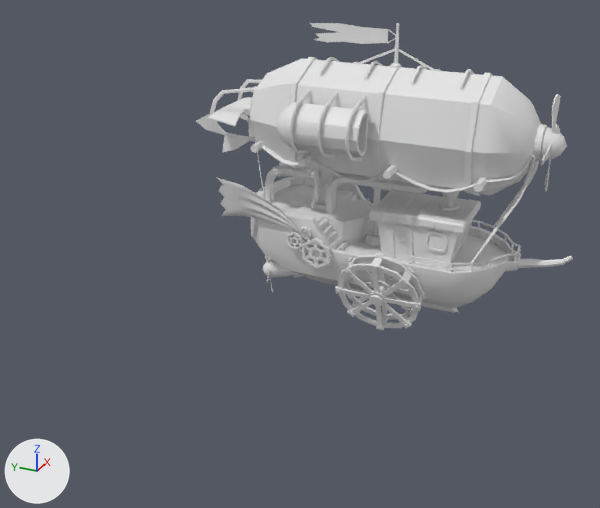
A saved change to the Blender file Assets/_Models/TImoAssets/Player zeppelin/player zeppelin.blend.
Camera for both pictures: a 50 mm lens placed at (-57.9, -19.4, 29.2), pointed at (-11.7, 1.4, 6.1). Arrows for +X, +Y and +Z are at lower left; the lights stay in place. The first picture is the older version.
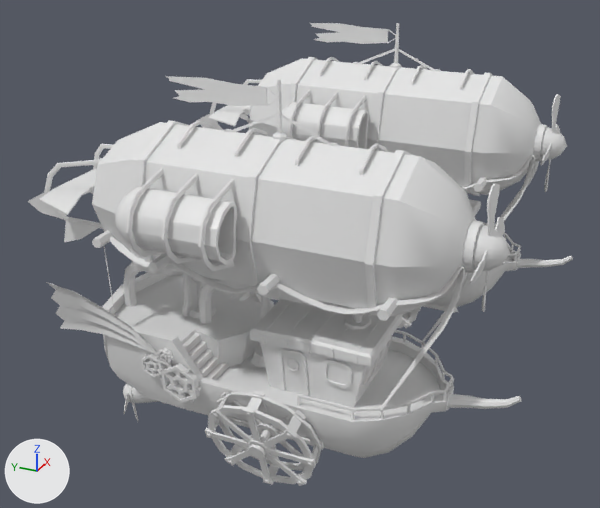
Boxes (x1, y1, x2, y2) around the edits, measured in the pictures (600 x 508 px):
'Zeppelin', added
    after: (27, 76, 522, 486)
'Cube', unchanged, covered by the edit
    before: (251, 175, 521, 308)
    after: (429, 243, 521, 308)
'Cube.010', unchanged, covered by the edit
    before: (335, 253, 426, 330)
    after: (398, 307, 421, 328)
'Cube.003', unchanged, covered by the edit
    before: (370, 190, 481, 233)
    after: (469, 199, 481, 216)
'Plane.001', unchanged, covered by the edit
    before: (218, 162, 335, 234)

Edits to the bpy script that builds the scene:
```text
Add me_cylinder_018:
    me_cylinder_018.from_pydata(...)  # 6475 vertices, 5349 faces; spans x -6.7..6.7, y -13.9..15.6, z -14.9..7.4
    me_cylinder_018.polygons.foreach_set('use_smooth', [True] * 5349)
    me_cylinder_018.materials.append(mat_material)  # its picture is missing
Add ob_zeppelin:
    ob_zeppelin = bpy.data.objects.new('Zeppelin', me_cylinder_018)
    ob_zeppelin.location = (-19.49, -1.02, 12.22)
```
